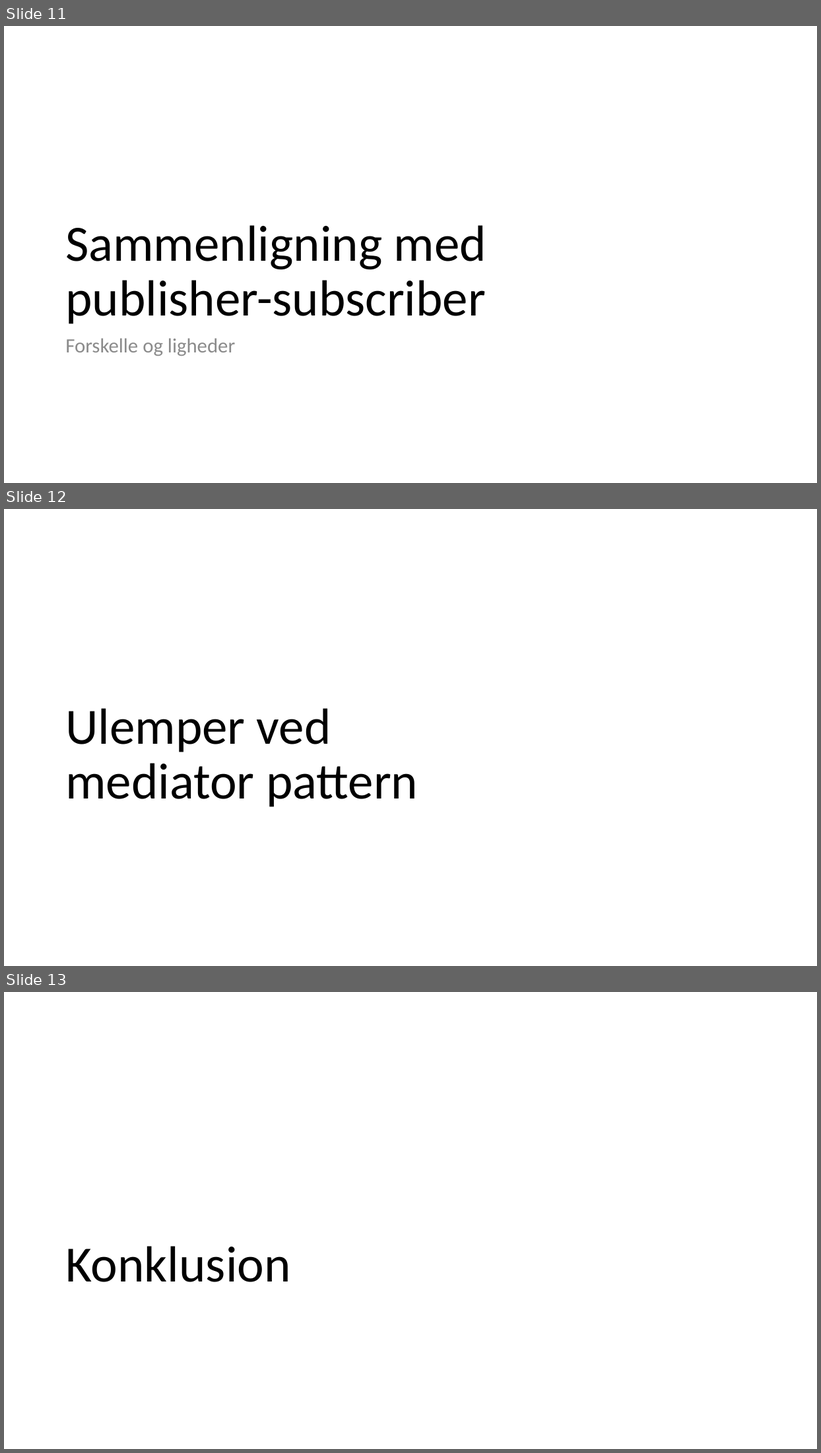
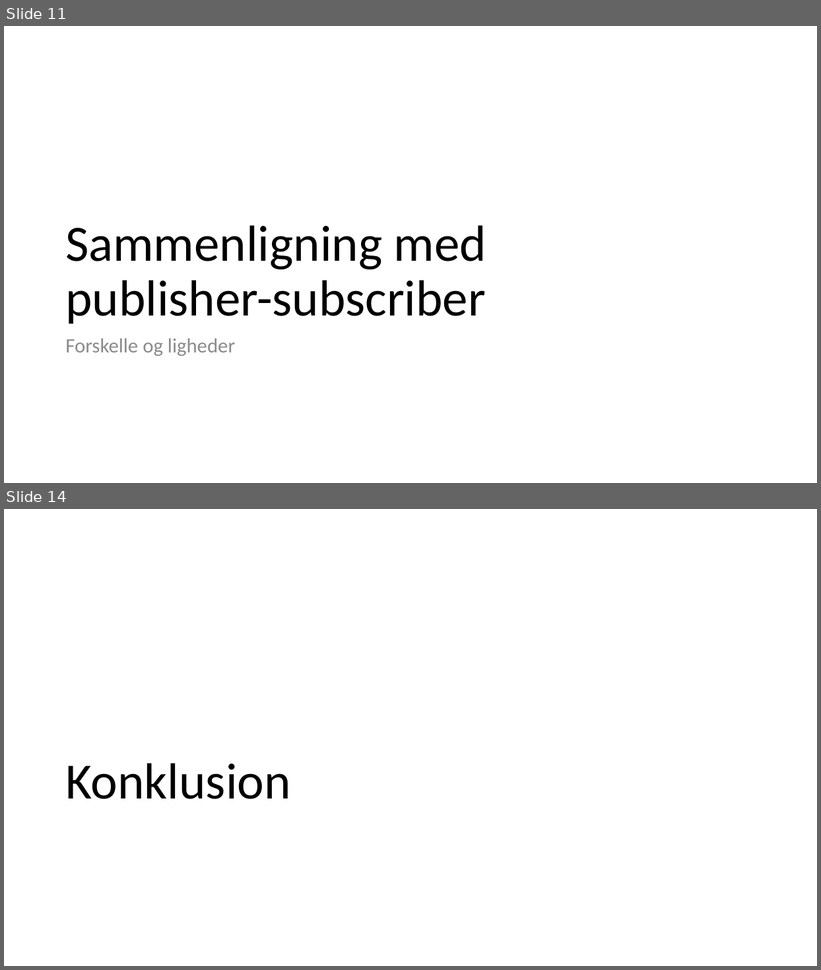
Before and after one commit to BjornNorgaard/I4SWD, a slide deck: MediatorPattern/Presentation/Mediator Pattern.pptx. Shown one above the other, each under a label of ours: slides 11, 12 and 13 before the commit, slides 11 and 14 after it; the slides between them are not shown. The pictures are 821x1453 and 821x970 pixels, drawn with LibreOffice and Linux fonts; fonts in the diff are those of the drawing. Boxes give left, top, right and bottom in pixels: in the first picture for what was removed or moved away, otherwise in the second. Text is boxed around its words. In the diff, an @@ line names an element or a change of style, - is before the commit and + after.

```diff
--- a/MediatorPattern/Presentation/Mediator Pattern.pptx
+++ b/MediatorPattern/Presentation/Mediator Pattern.pptx
@@ slide 12 removed at box(4, 509, 817, 966), background #FFFFFF @@
@@ title removed at box(65, 708, 418, 807) @@
-Ulemper ved
-mediator pattern
@@ what was slide 13 is now slide 14 @@
```
Also in this commit, not shown: 2 slides added.
